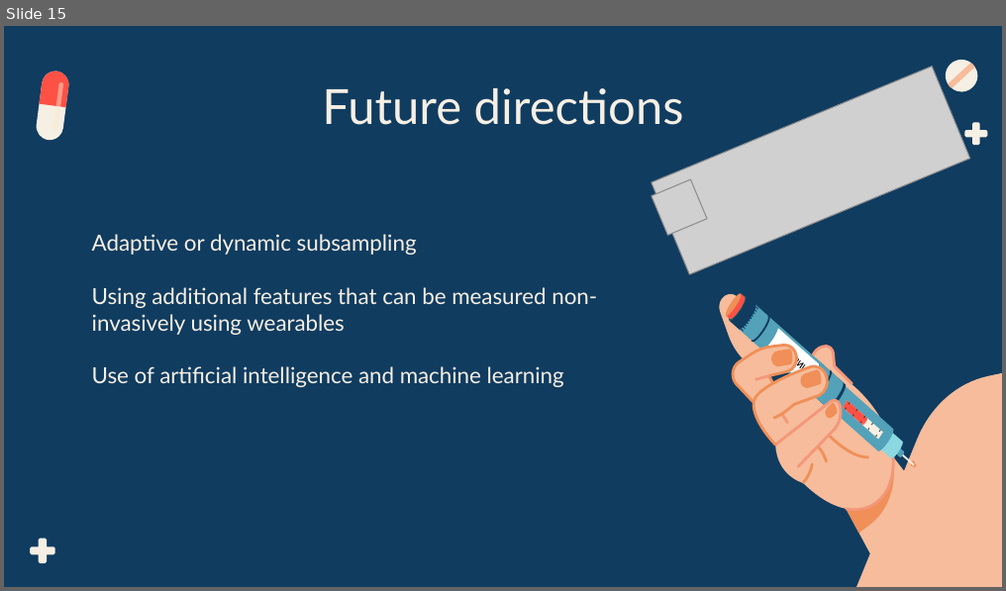
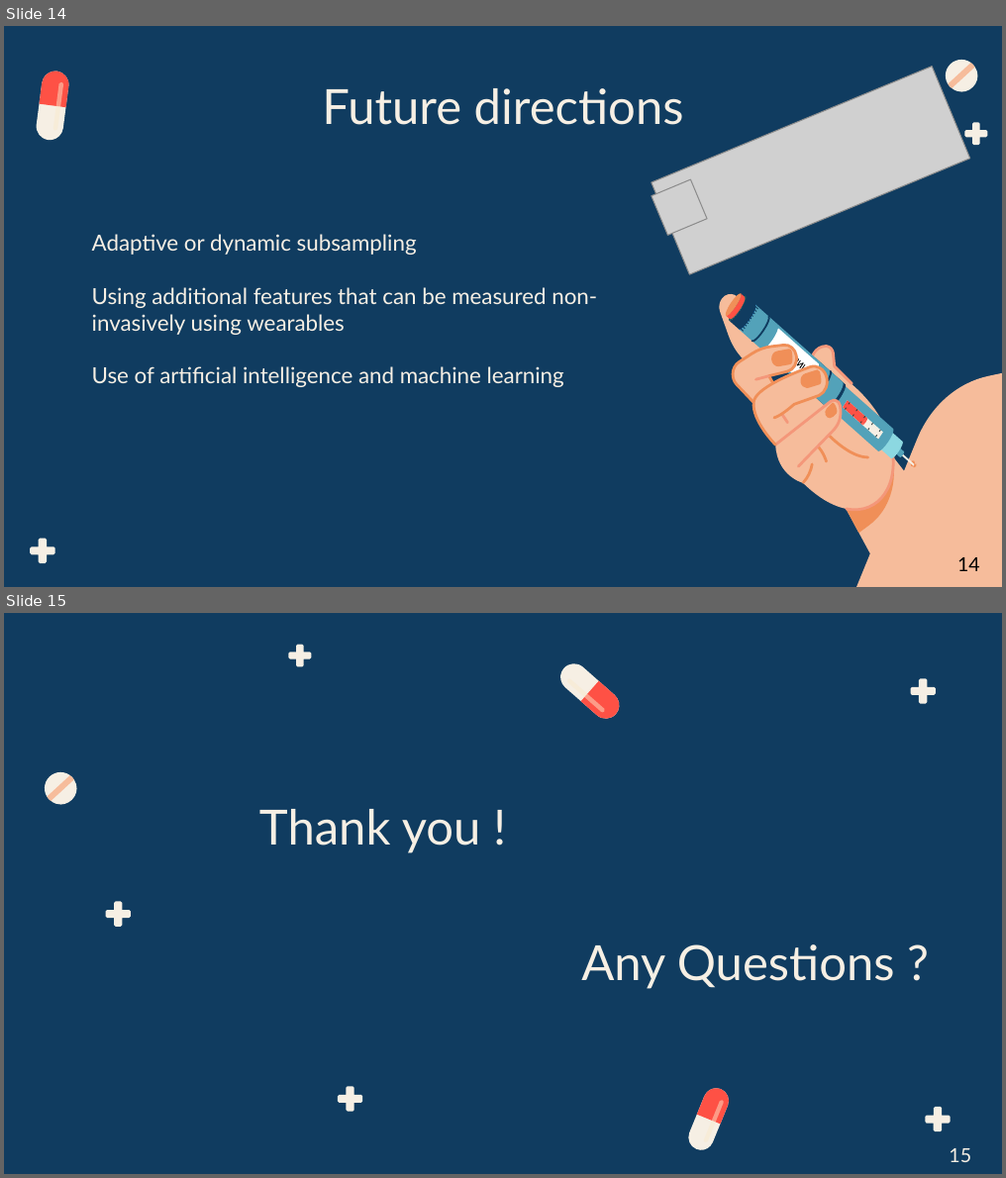
Before and after one commit to BME-Students/DDDM-Project7, a slide deck: From Finger Stick Blood Glucose Samples to the Predictive Power of continuous glucose monitoring.pptx. Shown one above the other, each under a label of ours: slide 15 before the commit, slides 14 and 15 after it. The pictures are 1006x591 and 1006x1178 pixels, drawn with LibreOffice and Linux fonts; fonts in the diff are those of the drawing; grey boxes stand for pictures. Boxes give left, top, right and bottom in pixels: in the first picture for what was removed or moved away, otherwise in the second. Text is boxed around its words. In the diff, an @@ line names an element or a change of style, - is before the commit and + after.

```diff
--- a/From Finger Stick Blood Glucose Samples to the Predictive Power of continuous glucose monitoring.pptx
+++ b/From Finger Stick Blood Glucose Samples to the Predictive Power of continuous glucose monitoring.pptx
@@ slide 15 added at bbox=[4, 613, 1002, 1174], background #103C60 @@
@@ freeform shape added at bbox=[288, 644, 311, 666], fill #F6EFE4 @@
@@ freeform shape added at bbox=[555, 651, 625, 732], fill #F6EFE4 @@
@@ freeform shape added at bbox=[566, 670, 606, 721], fill #FAE9CD at 49% opacity @@
@@ freeform shape added at bbox=[576, 677, 625, 728], fill #FE5145 @@
@@ freeform shape added at bbox=[910, 679, 935, 704], fill #F6EFE4 @@
@@ freeform shape added at bbox=[43, 772, 82, 805], fill #F6EFE4 @@
@@ freeform shape added at bbox=[47, 775, 74, 802], fill #F6BC9B @@
@@ title added at bbox=[259, 809, 481, 854], 35 pt, text #F6EFE4 @@
+Thank you !
@@ freeform shape added at bbox=[106, 901, 131, 927], fill #F6EFE4 @@
@@ text added at bbox=[581, 945, 895, 989], 35 pt, text #F6EFE4 @@
+Any Questions ?
@@ freeform shape added at bbox=[338, 1086, 362, 1111], fill #F6EFE4 @@
@@ freeform shape added at bbox=[672, 1082, 745, 1157], fill #F6EFE4 @@
@@ freeform shape added at bbox=[691, 1082, 739, 1131], fill #FE5145 @@
@@ freeform shape added at bbox=[692, 1100, 735, 1145], fill #FAE9CD at 49% opacity @@
@@ freeform shape added at bbox=[925, 1107, 950, 1132], fill #F6EFE4 @@
@@ text added at bbox=[948, 1149, 971, 1162], 14 pt, text #F6EFE4 @@
+15
@@ what was slide 15 is now slide 14 @@
@@ slide 14 changed as well @@
@@ freeform shape removed at bbox=[950, 539, 975, 564] @@
@@ text added at bbox=[957, 558, 980, 571], 14 pt, text #000000 @@
+14
```
Also in this commit, not shown: 13 other slides changed, 1 other slide added, 3 slides removed, 4 other files.
